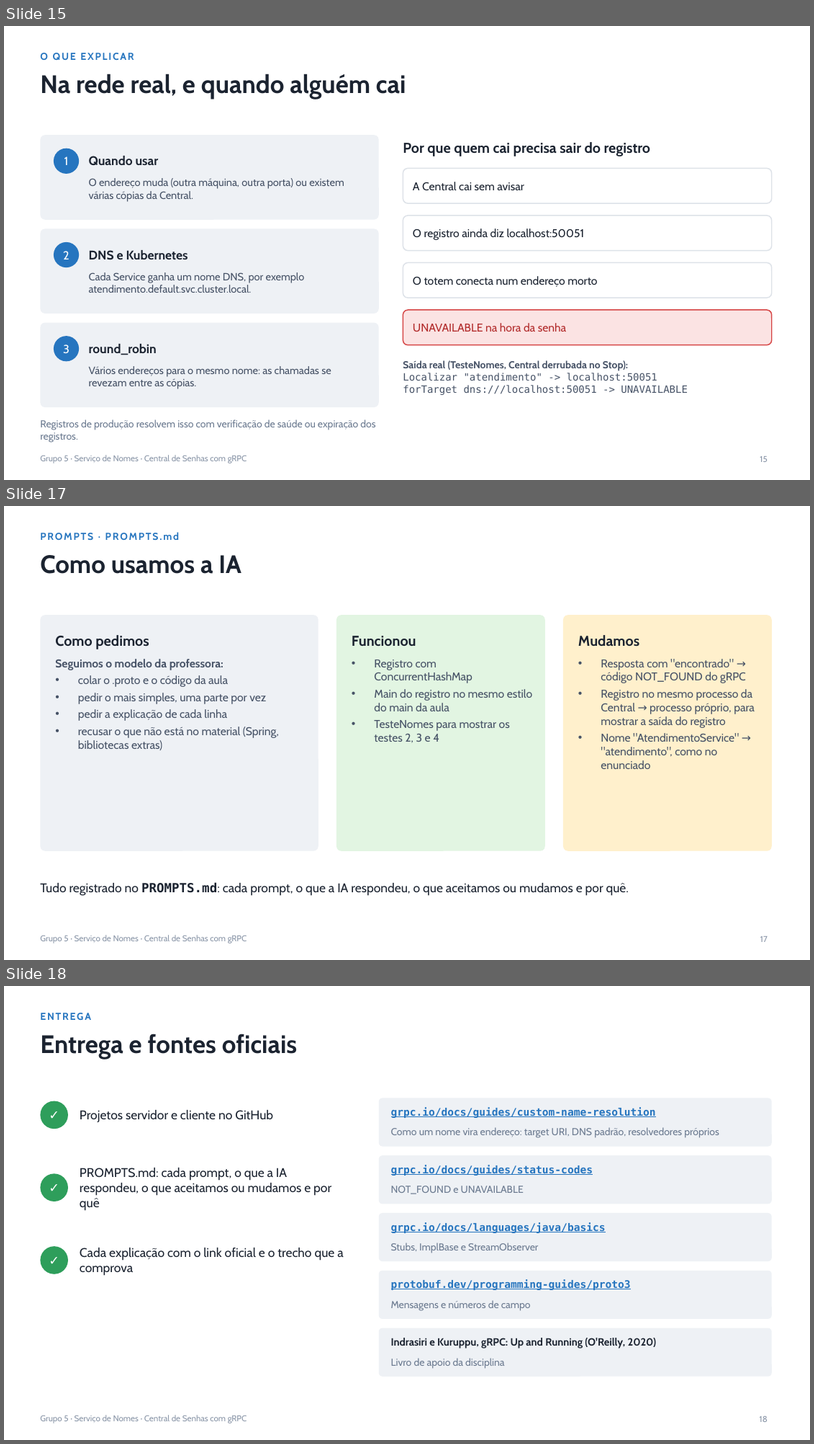
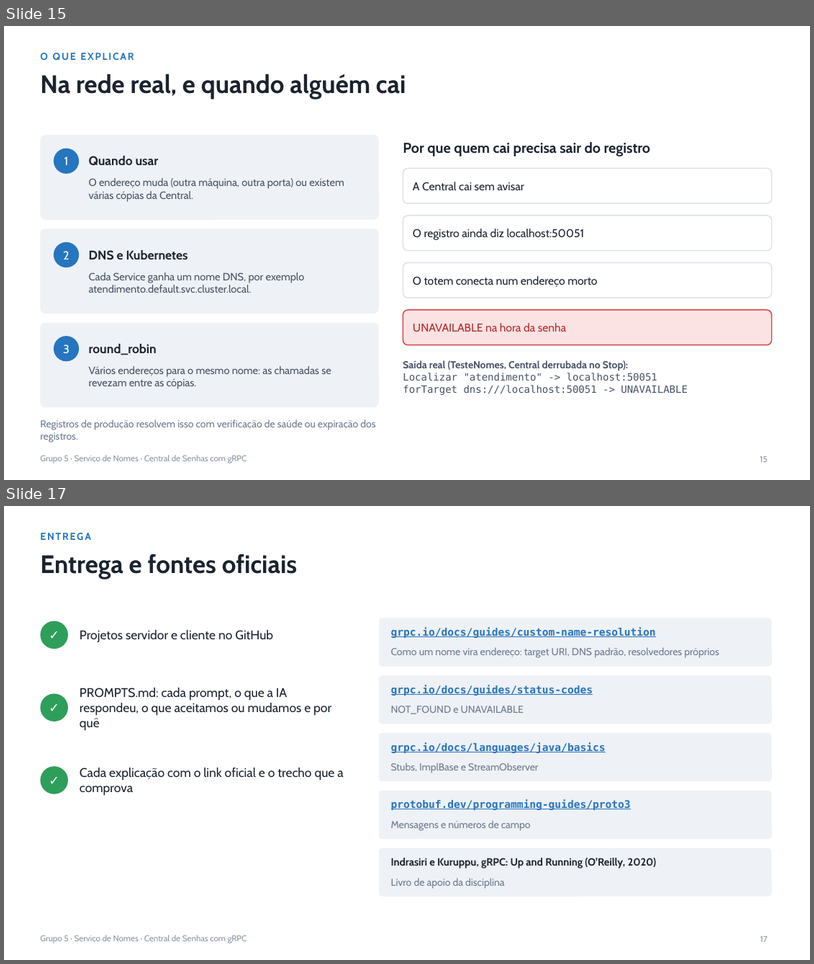
Before and after one commit to hugbrl09/servico-de-nomes-grpc, a slide deck: docs/Grupo5_Servico_de_Nomes_v2.pptx. Shown one above the other, each under a label of ours: slides 15, 17 and 18 before the commit, slides 15 and 17 after it; the slides between them are not shown. The pictures are 814x1444 and 814x964 pixels, drawn with LibreOffice and Linux fonts; fonts in the diff are those of the drawing. Boxes give left, top, right and bottom in pixels: in the first picture for what was removed or moved away, otherwise in the second. Text is boxed around its words. In the diff, an @@ line names an element or a change of style, - is before the commit and + after.

Commit message:
Atualiza slides da apresentação (v2)
Revisão do arquivo Grupo5_Servico_de_Nomes_v2.pptx: remoção do slide sobre o PROMPTS.md (deck ajustado para 18 slides), simplificação de títulos nas seções de implementação, execução e perguntas, e ajustes no slide final de dúvidas.

```diff
--- a/docs/Grupo5_Servico_de_Nomes_v2.pptx
+++ b/docs/Grupo5_Servico_de_Nomes_v2.pptx
@@ slide 17 removed at <box>4,506,810,960</box>, background #FFFFFF; not listed: 1 template element that a slide beside it also shows @@
@@ text removed at <box>40,532,179,540</box> @@
-PROMPTS · PROMPTS.md
@@ title removed at <box>40,555,242,574</box> @@
-Como usamos a IA
@@ rounded rectangle removed at <box>40,615,319,851</box> @@
@@ text removed at <box>55,635,149,649</box> @@
-Como pedimos
@@ rounded rectangle removed at <box>337,615,545,851</box> @@
@@ rounded rectangle removed at <box>563,615,772,851</box> @@
@@ text removed at <box>579,635,640,646</box> @@
-Mudamos
@@ text removed at <box>352,636,417,646</box> @@
-Funcionou
@@ text removed at <box>55,659,279,750</box> @@
-Seguimos o modelo da professora:
-• colar o .proto e o código da aula
-• pedir o mais simples, uma parte por vez
-• pedir a explicação de cada linha
-• recusar o que não está no material (Spring, bibliotecas extras)
@@ text removed at <box>374,659,532,743</box> @@
-• Registro com ConcurrentHashMap
-• Main do registro no mesmo estilo do main da aula
-• TesteNomes para mostrar os testes 2, 3 e 4
@@ text removed at <box>601,659,755,769</box> @@
-• Resposta com "encontrado" → código NOT_FOUND do gRPC
-• Registro no mesmo processo da Central → processo próprio, para mostrar a saída do registro
-• Nome "AtendimentoService" → "atendimento", como no enunciado
@@ text removed at <box>40,882,629,895</box> @@
-Tudo registrado no PROMPTS.md: cada prompt, o que a IA respondeu, o que aceitamos ou mudamos e por quê.
@@ page number removed at <box>761,936,768,942</box> @@
-17
@@ what was slide 18 is now slide 17 @@
@@ page number at <box>761,936,768,942</box>: text changed @@
-18
+17
```
Also in this commit, not shown: 6 slides changed.
